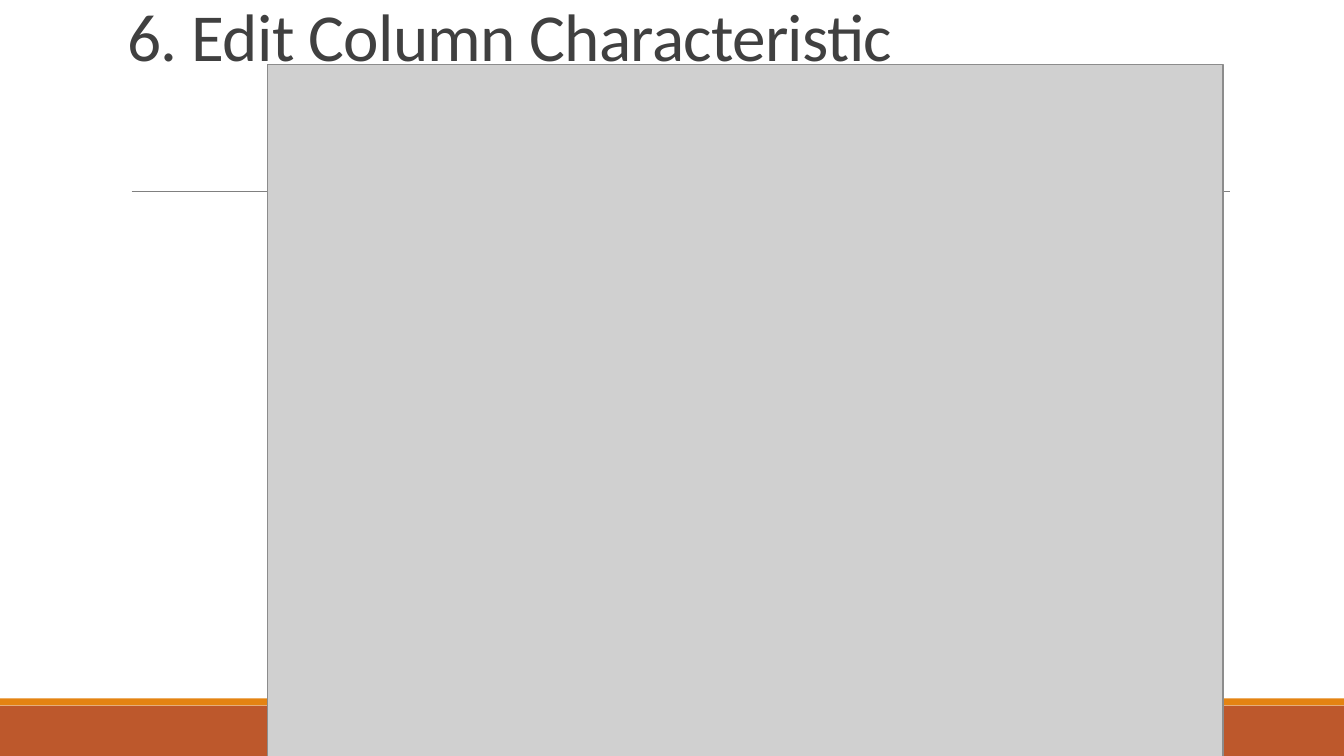
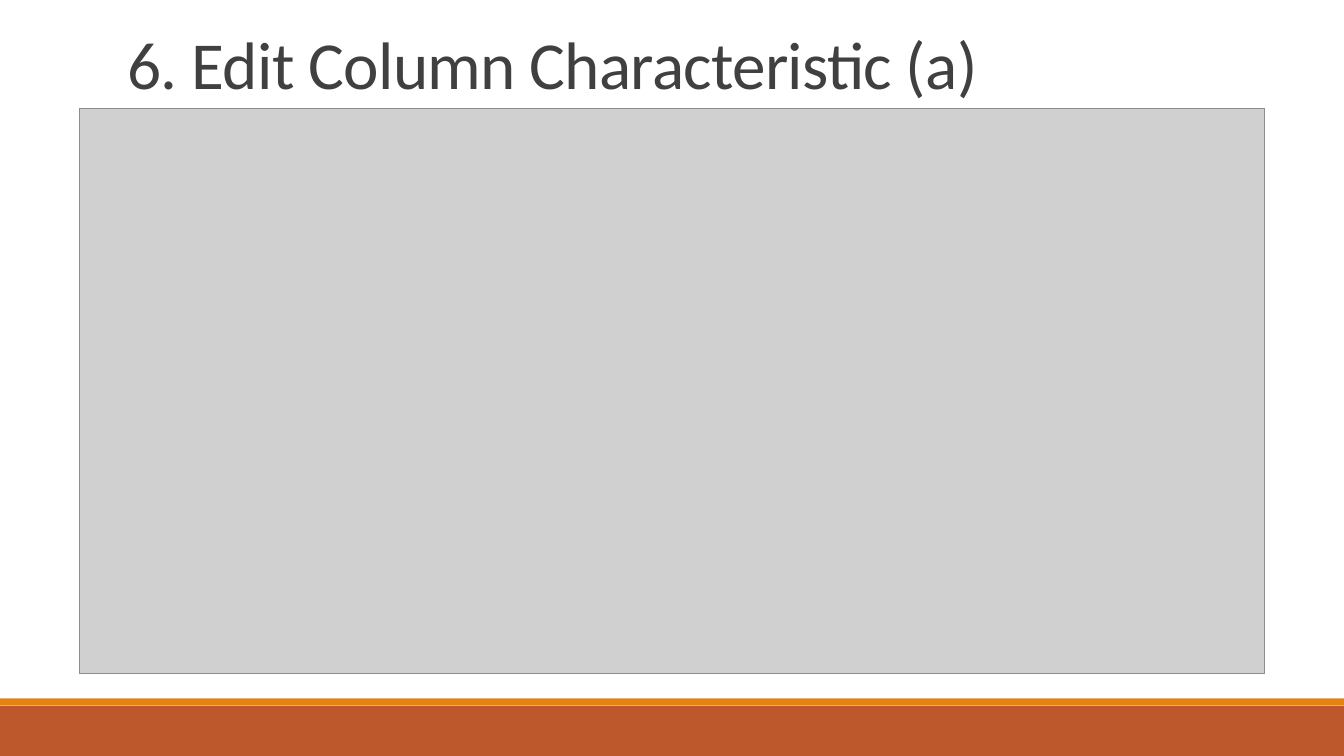
Before and after one commit to IgnaceBleukx/Software-Ontwerp, a slide deck: slide 30 of Presentaties/Iteration2.pptx (slide 27 before the commit). Drawn at 1344x756 pixels with LibreOffice and Linux fonts; fonts in the diff are those of the drawing; grey boxes stand for pictures. Boxes give left, top, right and bottom in pixels: in the first picture for what was removed or moved away, otherwise in the second. Text is boxed around its words. In the diff, an @@ line names an element or a change of style, - is before the commit and + after.

```diff
--- a/Presentaties/Iteration2.pptx
+++ b/Presentaties/Iteration2.pptx
@@ title at (128,40,977,98): text changed @@
-6. Edit Column Characteristic
+6. Edit Column Characteristic (a)
@@ picture: place and size @@
-picture at (268,65,1224,756)
+picture at (80,109,1265,675)
@@ line removed from (132, 192) to (1231, 192) @@
```
Also in this commit, not shown: 23 other slides changed, 12 slides added, 10 slides removed.
